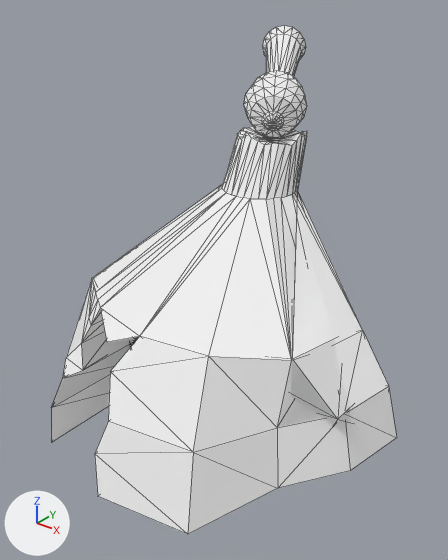
The glTF model nodetest/public/towers/canontowermodified2.glb: old version first, new version second.
Camera for both pictures: a 50 mm lens placed at (8.79, -12.43, 10.51), pointed at (0.21, -1.7, 3.86). The lights are fixed; the arrows at lower left show +X, +Y and +Z. Mesh edges are drawn as thin lines. Where no turn or scale is listed for an object, it has been applied to the vertices.

Script lines for the objects in view, before the commit:
```python
mat_material_002 = principled_material('Material.002')
mat_material_002.base_color = (1.0, 1.0, 1.0)  # white #ffffff
mat_material_002.metallic = 1.0
mat_material_002.roughness = 1.0
mat_material_003 = principled_material('Material.003')
mat_material_003.base_color = (1.0, 1.0, 1.0)  # white #ffffff
mat_material_003.metallic = 1.0
mat_material_003.roughness = 1.0
me_cylinder_002 = bpy.data.meshes.new('Cylinder.002')
me_cylinder_002.from_pydata(...)  # 359 vertices, 701 faces; spans x -4.56..4.56, y -6.0..3.29, z -1.38..7.99
# faces by material slot: [380, 311, 10]
me_cylinder_002.materials.append(mat_material_003)  # white #ffffff
me_cylinder_002.materials.append(mat_material_002)  # white #ffffff
me_cylinder_002.materials.append(mat_material)  # black #0a0a09
ob_canon = bpy.data.objects.new('Canon', me_cylinder_002)
ob_canon.location = (0.0, 0.0, 1.38)
```
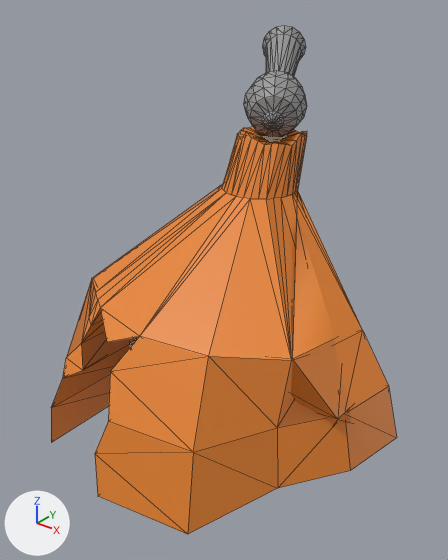
Boxes [x1, y1, x2, y2] around the edits, measured in the pictures (448 x 560 px):
```json
{"object": "Canon", "change": "recoloured, surface changed", "before": [51, 26, 397, 534], "after": [51, 26, 397, 534], "on screen": "white to orange"}
```

Edits to the scene script, one JSON object a line:
```json
{"op": "set", "path": "mat_material_003.metallic", "old": "1.0", "new": "0.0"}
{"op": "set", "path": "mat_material_003.roughness", "old": "1.0", "new": "0.5"}
{"op": "set", "path": "mat_material_003.base_color", "old": "(1.0, 1.0, 1.0)", "new": "(0.311, 0.311, 0.311)", "note": "white #ffffff -> grey #979797"}
{"op": "set", "path": "mat_material_002.metallic", "old": "1.0", "new": "0.0"}
{"op": "set", "path": "mat_material_002.roughness", "old": "1.0", "new": "0.5"}
{"op": "set", "path": "mat_material_002.base_color", "old": "(1.0, 1.0, 1.0)", "new": "(0.8, 0.231, 0.0278)", "note": "white #ffffff -> orange #e7842e"}
```
